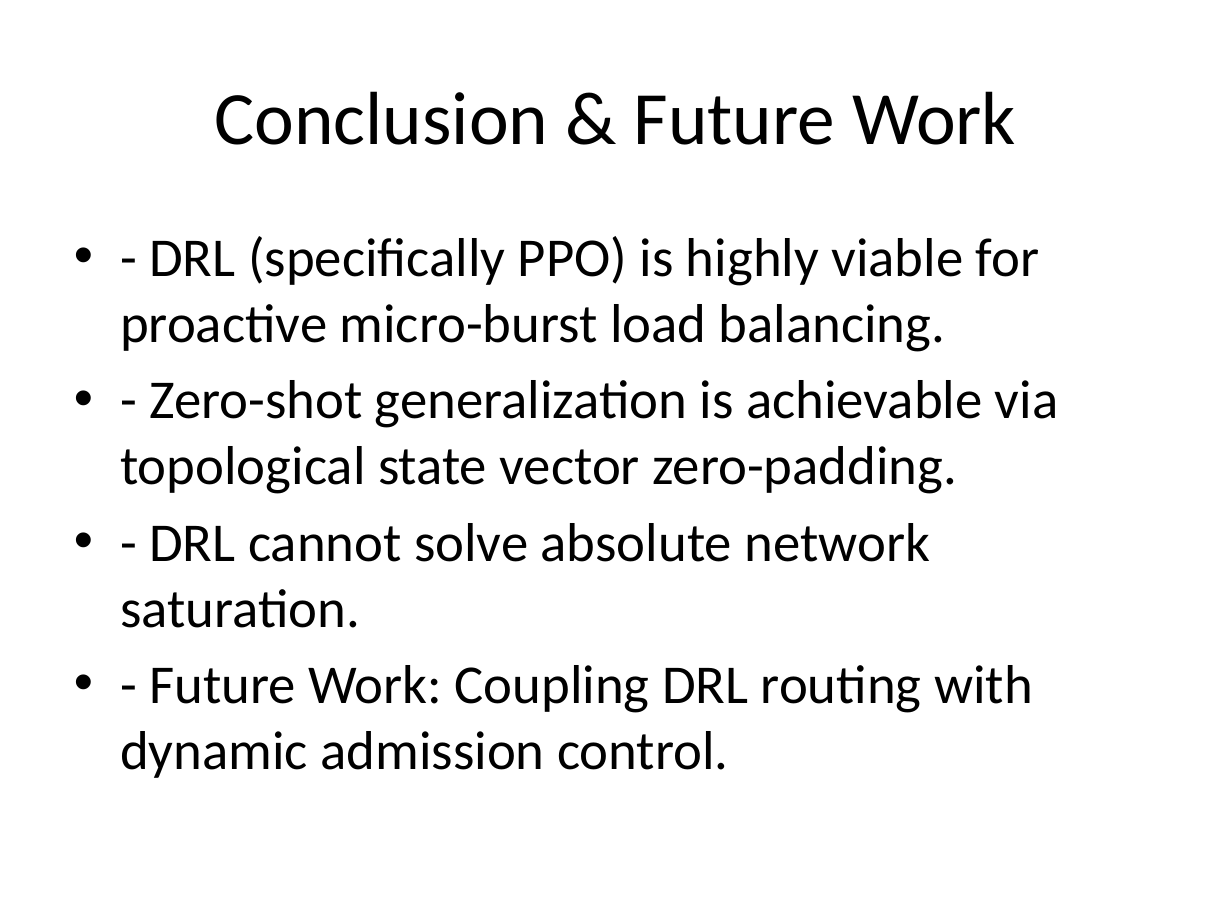
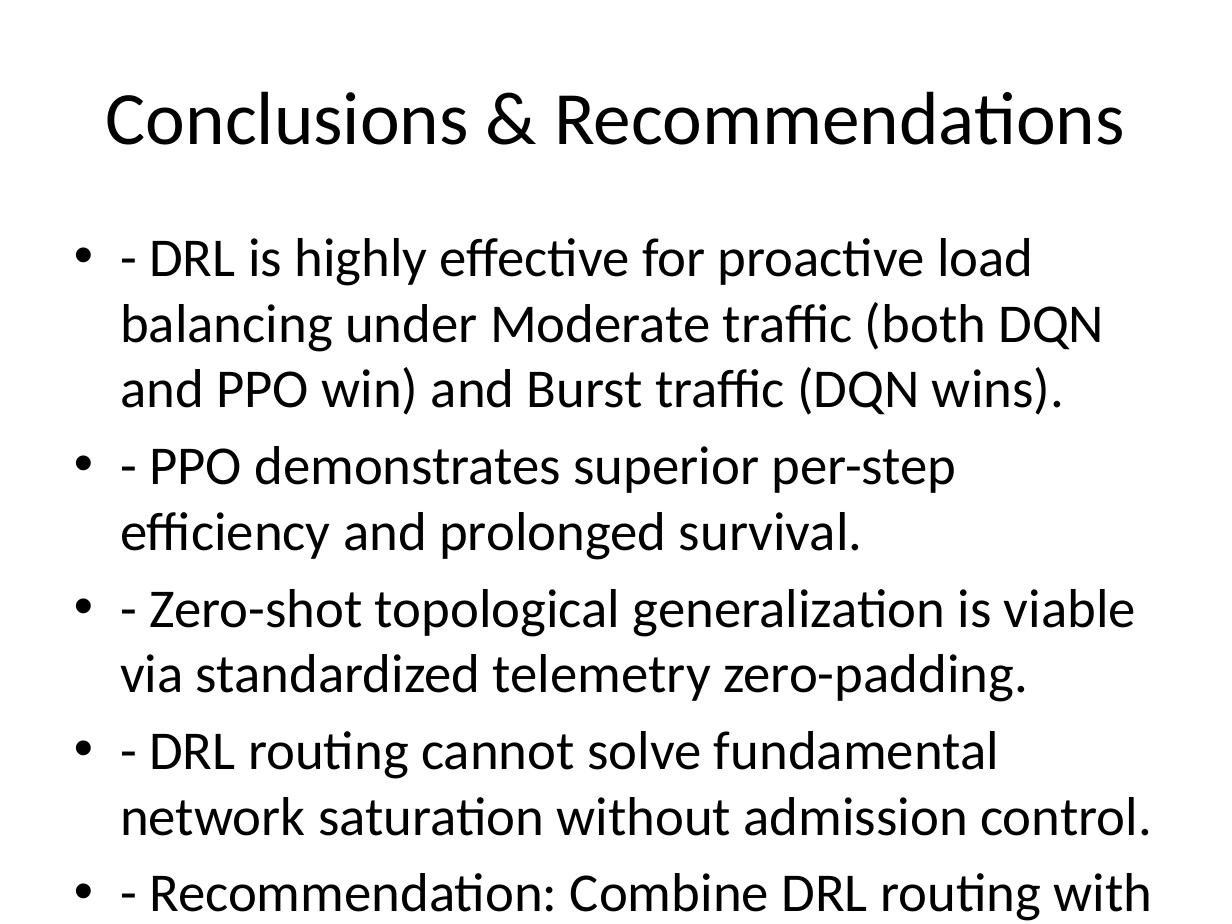
Before and after one commit to PipetteGh/Deep-Reinforcement-Learning-for-Proactive-Network-Traffic-Congestion-Control-and-Load-Balancing, a slide deck: slide 10 of final_presentation.pptx (slide 12 before the commit). Drawn at 1232x924 pixels with LibreOffice and Linux fonts; fonts in the diff are those of the drawing. Boxes give left, top, right and bottom in pixels: in the first picture for what was removed or moved away, otherwise in the second. Text is boxed around its words. In the diff, an @@ line names an element or a change of style, - is before the commit and + after.

```diff
--- a/final_presentation.pptx
+++ b/final_presentation.pptx
@@ title at [106,91,1124,145]: text changed @@
-Conclusion & Future Work
+Conclusions & Recommendations
@@ text at [120,238,1152,921]: text changed @@
-• - DRL (specifically PPO) is highly viable for proactive micro-burst load balancing.
-• - Zero-shot generalization is achievable via topological state vector zero-padding.
-• - DRL cannot solve absolute network saturation.
-• - Future Work: Coupling DRL routing with dynamic admission control.
+• - DRL is highly effective for proactive load balancing under Moderate traffic (both DQN and PPO win) and Burst traffic (DQN wins).
+• - PPO demonstrates superior per-step efficiency and prolonged survival.
+• - Zero-shot topological generalization is viable via standardized telemetry zero-padding.
+• - DRL routing cannot solve fundamental network saturation without admission control.
+• - Recommendation: Combine DRL routing with dynamic rate limiting and admission control.
```
Also in this commit, not shown: 4 other slides changed, 4 slides added, 6 slides removed, 17 other files.
